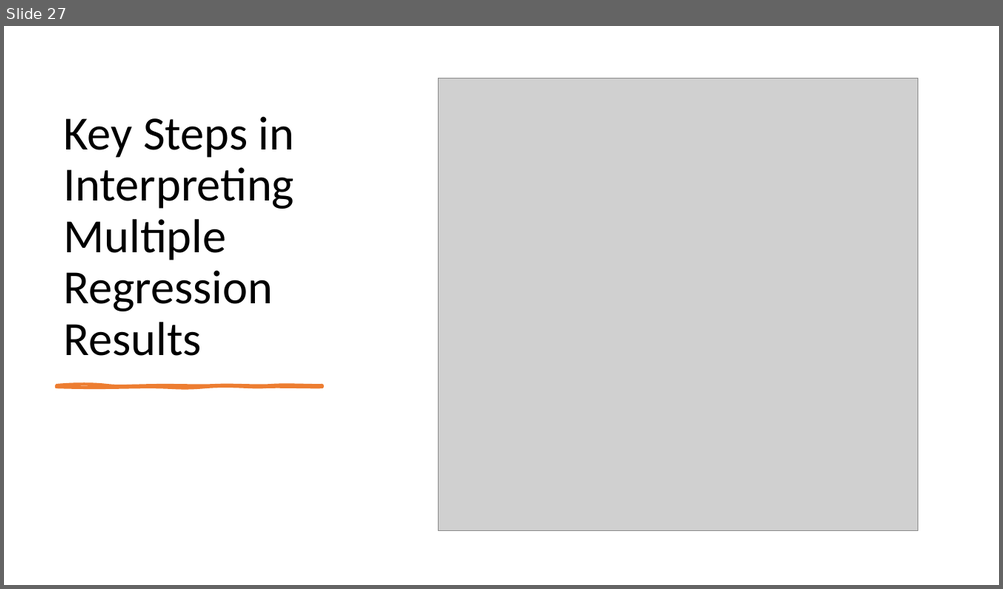
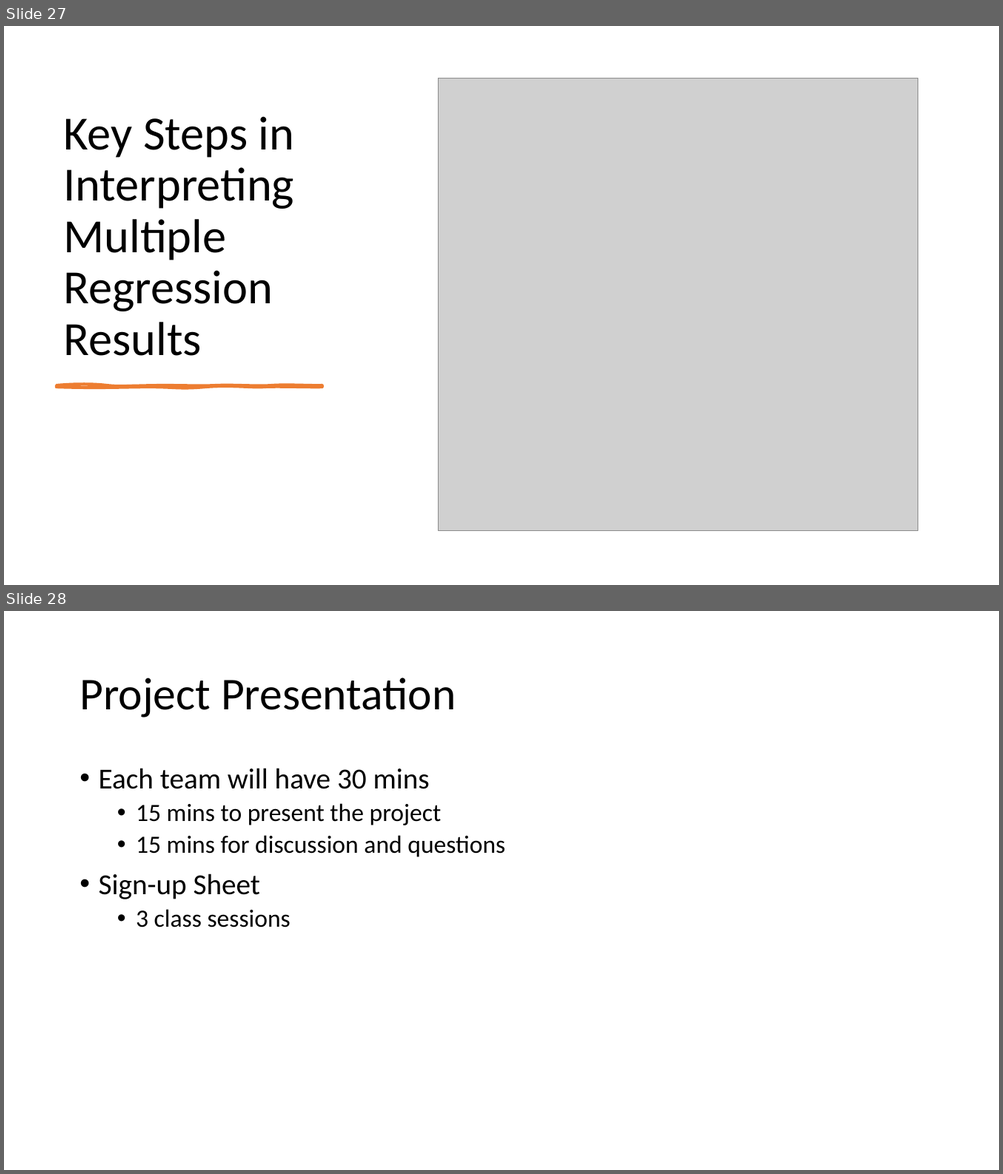
Before and after one commit to mikenguyen13/mar4050, a slide deck: lectures/12/Analysis and Interpretation Multiple Variables Simultaneously.pptx. Shown one above the other, each under a label of ours: slide 27 before the commit, slides 27 and 28 after it. The pictures are 1003x589 and 1003x1174 pixels, drawn with LibreOffice and Linux fonts; fonts in the diff are those of the drawing; grey boxes stand for pictures. Boxes give left, top, right and bottom in pixels: in the first picture for what was removed or moved away, otherwise in the second. Text is boxed around its words. In the diff, an @@ line names an element or a change of style, - is before the commit and + after.

```diff
--- a/lectures/12/Analysis and Interpretation Multiple Variables Simultaneously.pptx
+++ b/lectures/12/Analysis and Interpretation Multiple Variables Simultaneously.pptx
@@ slide 28 added at (4, 611, 999, 1170), background #FFFFFF @@
@@ title added at (79, 678, 456, 718), 44 pt, text #000000 @@
+Project Presentation
@@ text added at (99, 768, 505, 928), 24 pt, text #000000 @@
+• Each team will have 30 mins
+  • 15 mins to present the project
+  • 15 mins for discussion and questions
+• Sign-up Sheet
+  • 3 class sessions
```
Also in this commit, not shown: 4 other files.
